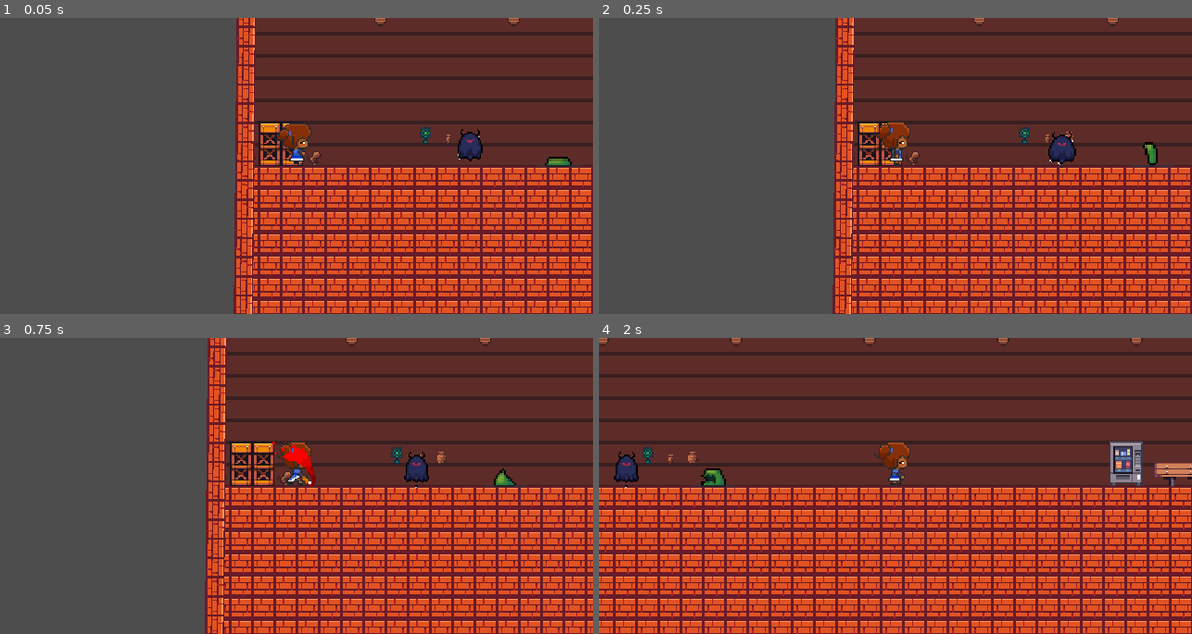
Above: before the commit, frames 1-4 (two rows, left to right).
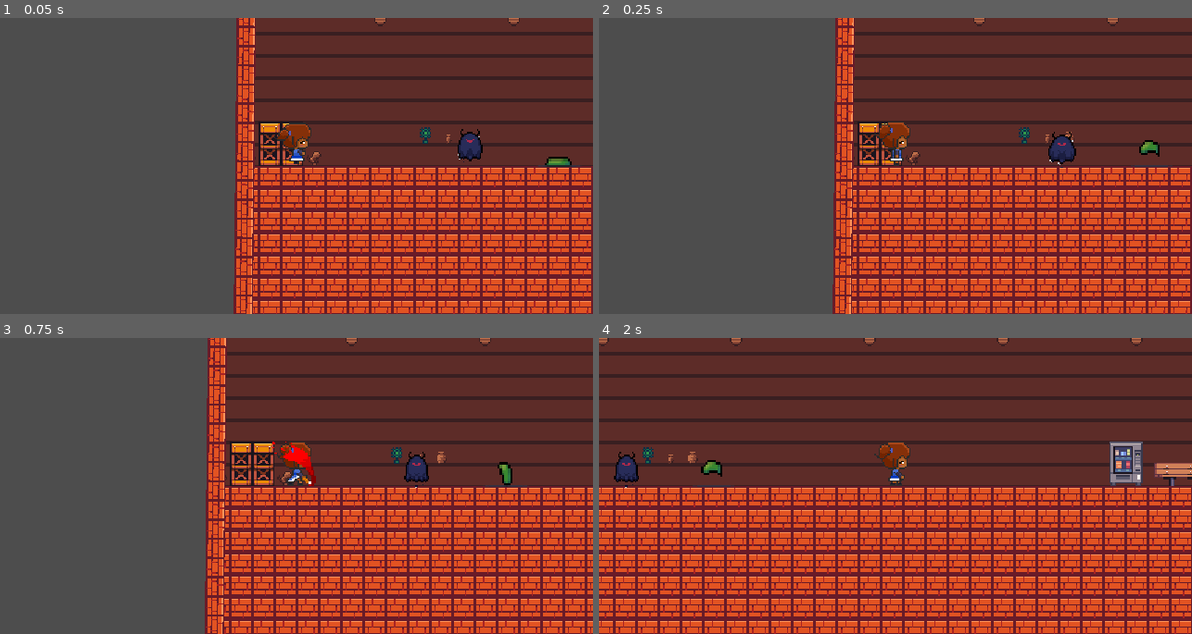
Above: after the commit, the same moments.

Repository: TCCISTOME/PaintLies
Game: Godot game, scene res://nivel_0.tscn
The game is run twice, just before and just after one commit, with the same random seed, the same clock (stepped at 60 frames per second) and the same inputs.
Inputs (mouse positions are in pixels of both pictures, inside the frame that each line leads up to):
- Up to frame 1 (0.05 s): no input
- Up to frame 2 (0.25 s): no input
- Up to frame 3 (0.75 s): tap Enter (ui_accept) at 0.5 s; move the mouse to (426, 471) at 0.52 s; hold D (direita) from 0.53 s (still down); click (426, 471) at 0.6 s
- Up to frame 4 (2 s): keep holding D (direita); tap Space (pular) at 0.77, 1.52 s; move the mouse to (776, 500) at 1.27 s; tap E (beber) at 1.35 s

Frame 1 is identical in both runs. In frame 2, 0.2% of the frame differs, in the area x 91-95%, y 41-50%; in frame 3, 0.2%; in frame 4, 0.3%, in the area x 17-22%, y 41-51%.

Commit message:
Bug fantasma "arrumado"

Diff:
--- a/Enemys/dark_ghost.tscn
+++ b/Enemys/dark_ghost.tscn
@@ -257,6 +257,7 @@
 collision_mask = 6
 
 [node name="hurtBox" type="Area2D" parent="."]
+visible = false
 position = Vector2(1, 0)
 collision_layer = 64
 collision_mask = 32
@@ -267,6 +268,7 @@
 debug_color = Color(0.996078, 0, 0.168627, 0.27451)
 
 [node name="hitBox" type="Area2D" parent="."]
+visible = false
 collision_layer = 32
 collision_mask = 68
 
@@ -275,6 +277,10 @@
 shape = SubResource("RectangleShape2D_0ypp5")
 debug_color = Color(0.862592, 0.00062955, 0.869174, 0.42)
 
+[node name="Timer" type="Timer" parent="."]
+wait_time = 0.2
+one_shot = true
+
 [connection signal="animation_finished" from="anim" to="." method="_on_anim_animation_finished"]
 [connection signal="area_entered" from="hurtBox" to="." method="_on_hurt_box_area_entered"]
 [connection signal="area_entered" from="hitBox" to="." method="_on_hit_box_area_entered"]
--- a/Enemys/green_slime.tscn
+++ b/Enemys/green_slime.tscn
@@ -44,45 +44,69 @@
 "update": 1,
 "values": [70]
 }
+tracks/3/type = "value"
+tracks/3/imported = false
+tracks/3/enabled = true
+tracks/3/path = NodePath("anim:speed_scale")
+tracks/3/interp = 1
+tracks/3/loop_wrap = true
+tracks/3/keys = {
+"times": PackedFloat32Array(0),
+"transitions": PackedFloat32Array(1),
+"update": 0,
+"values": [1.8]
+}
 
 [sub_resource type="Animation" id="Animation_h6brb"]
 resource_name = "attack"
-length = 2.5
-tracks/0/type = "value"
-tracks/0/imported = false
-tracks/0/enabled = true
-tracks/0/path = NodePath("texture:texture")
-tracks/0/interp = 1
-tracks/0/loop_wrap = true
-tracks/0/keys = {
-"times": PackedFloat32Array(0),
-"transitions": PackedFloat32Array(1),
-"update": 1,
-"values": [ExtResource("1_gdm54")]
-}
-tracks/1/type = "value"
-tracks/1/imported = false
-tracks/1/enabled = true
-tracks/1/path = NodePath("texture:hframes")
-tracks/1/interp = 1
-tracks/1/loop_wrap = true
-tracks/1/keys = {
-"times": PackedFloat32Array(0),
-"transitions": PackedFloat32Array(1),
-"update": 1,
-"values": [10]
-}
-tracks/2/type = "value"
-tracks/2/imported = false
-tracks/2/enabled = true
-tracks/2/path = NodePath("texture:frame")
-tracks/2/interp = 1
-tracks/2/loop_wrap = true
-tracks/2/keys = {
-"times": PackedFloat32Array(0, 0.1, 0.2, 0.3, 0.4, 0.5, 0.6, 0.7, 0.8, 0.9, 1, 1.3, 1.4, 1.5, 1.6, 1.7, 1.8, 1.9, 2),
-"transitions": PackedFloat32Array(1, 1, 1, 1, 1, 1, 1, 1, 1, 1, 1, 1, 1, 1, 1, 1, 1, 1, 1),
-"update": 1,
-"values": [58, 59, 60, 61, 62, 63, 64, 65, 66, 67, 68, 69, 70, 71, 72, 73, 74, 75, 76]
+length = 1.1
+tracks/0/type = "value"
+tracks/0/imported = false
+tracks/0/enabled = true
+tracks/0/path = NodePath("texture:texture")
+tracks/0/interp = 1
+tracks/0/loop_wrap = true
+tracks/0/keys = {
+"times": PackedFloat32Array(0),
+"transitions": PackedFloat32Array(1),
+"update": 1,
+"values": [ExtResource("1_gdm54")]
+}
+tracks/1/type = "value"
+tracks/1/imported = false
+tracks/1/enabled = true
+tracks/1/path = NodePath("texture:hframes")
+tracks/1/interp = 1
+tracks/1/loop_wrap = true
+tracks/1/keys = {
+"times": PackedFloat32Array(0),
+"transitions": PackedFloat32Array(1),
+"update": 1,
+"values": [10]
+}
+tracks/2/type = "value"
+tracks/2/imported = false
+tracks/2/enabled = true
+tracks/2/path = NodePath("texture:frame")
+tracks/2/interp = 1
+tracks/2/loop_wrap = true
+tracks/2/keys = {
+"times": PackedFloat32Array(0, 0.1, 0.2, 0.3, 0.4, 0.5, 0.6, 0.7, 0.8, 0.9, 1),
+"transitions": PackedFloat32Array(1, 1, 1, 1, 1, 1, 1, 1, 1, 1, 1),
+"update": 1,
+"values": [58, 59, 60, 61, 62, 63, 64, 65, 66, 67, 68]
+}
+tracks/3/type = "value"
+tracks/3/imported = false
+tracks/3/enabled = true
+tracks/3/path = NodePath("anim:speed_scale")
+tracks/3/interp = 1
+tracks/3/loop_wrap = true
+tracks/3/keys = {
+"times": PackedFloat32Array(0, 1.1),
+"transitions": PackedFloat32Array(1, 1),
+"update": 0,
+"values": [1.8, 1.8]
 }
 
 [sub_resource type="Animation" id="Animation_tqiot"]
@@ -252,11 +276,11 @@
 libraries = {
 "": SubResource("AnimationLibrary_fh307")
 }
+speed_scale = 1.8
 
 [node name="wallDetector" type="RayCast2D" parent="."]
 position = Vector2(-0.666667, 3.33333)
-rotation = 1.5708
-target_position = Vector2(2.19345e-05, 6)
+target_position = Vector2(-6, 0)
 collision_mask = 6
 
 [node name="hurtBox" type="Area2D" parent="."]
--- a/Players/heleanor.tscn
+++ b/Players/heleanor.tscn
@@ -317,12 +317,12 @@
 debug_color = Color(5.0056e-06, 0.624908, 0.222338, 0.321569)
 
 [node name="ray_right" type="RayCast2D" parent="."]
-position = Vector2(9, -12)
+position = Vector2(9, -10)
 target_position = Vector2(4, 0)
 collision_mask = 4
 
 [node name="ray_left" type="RayCast2D" parent="."]
-position = Vector2(-8, -12)
+position = Vector2(-8, -10)
 target_position = Vector2(-4, 0)
 collision_mask = 4
 
